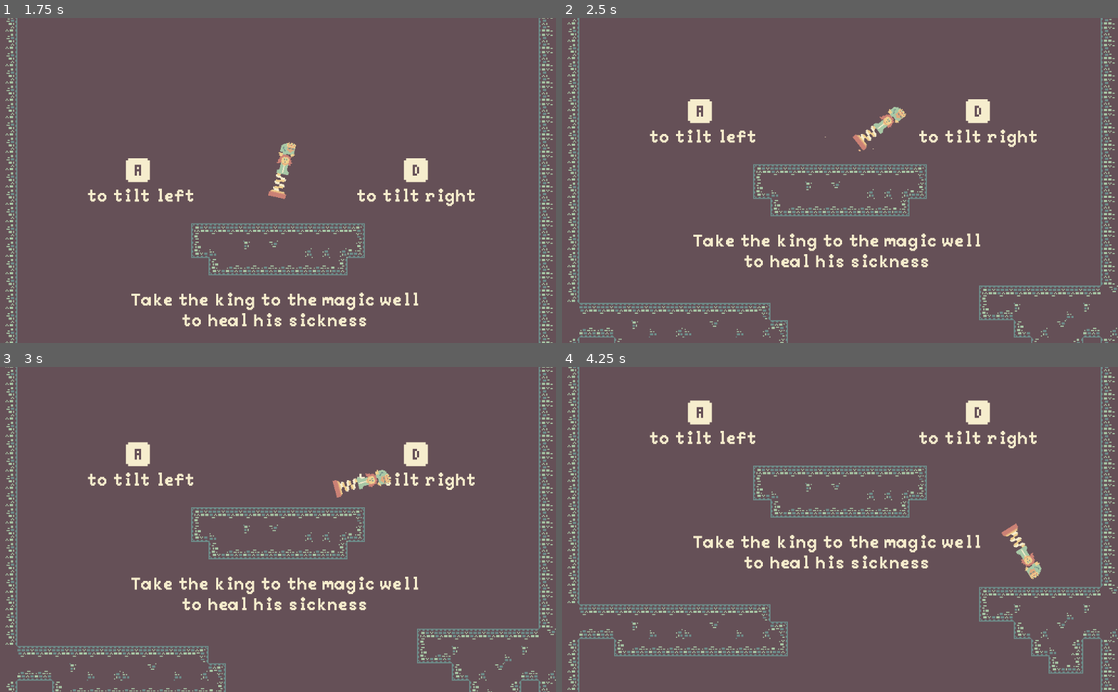
Above: before the commit, frames 1-4 (two rows, left to right).
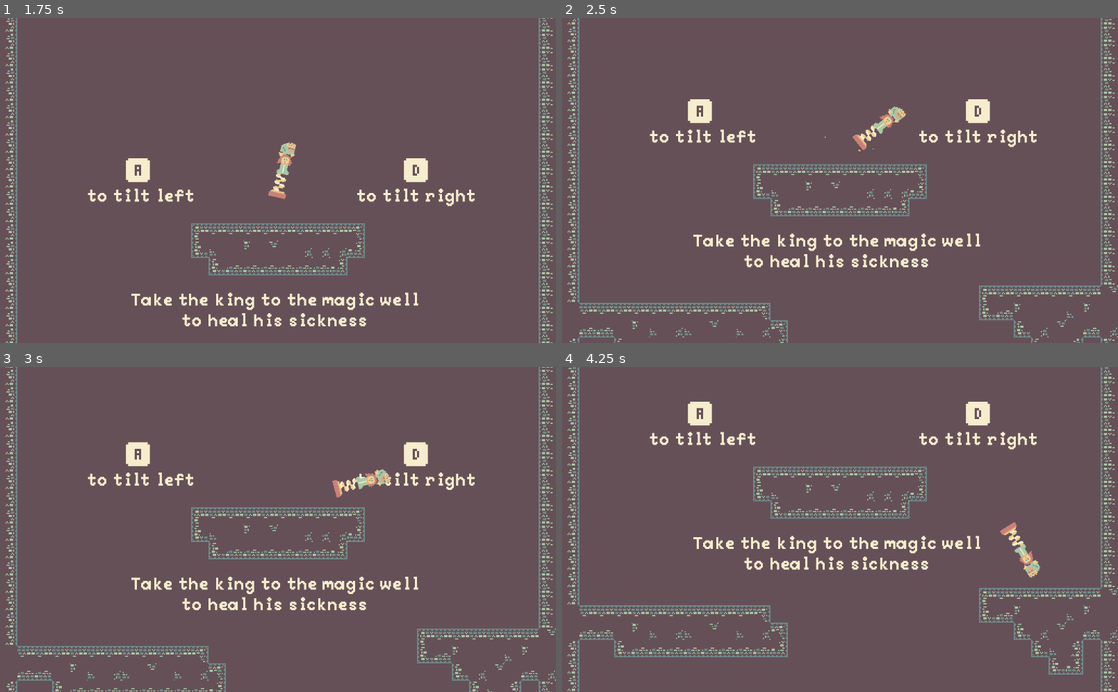
Above: after the commit, the same moments.

Repository: taiseiak/fall-queen
Game: Godot game, scene res://scenes/Main/Main.tscn
Two runs of this game, one before a commit and one after it. Both use one fixed random seed, a clock stepped at 60 frames per second and the inputs below.
Inputs:
- Up to frame 1 (1.75 s): click "Start game" at 0.5 s; hold D (right) from 1.28 s (still down)
- Up to frame 2 (2.5 s): release D (right) at 2.03 s; hold A (left) from 2.03 s (still down)
- Up to frame 3 (3 s): release A (left) at 2.78 s; hold D (right) from 2.78 s (still down)
- Up to frame 4 (4.25 s): keep holding D (right)

Frame 1 is identical in both runs. In frame 2, less than 0.1% of the frame differs, in the area x 47-62%, y 27-42%; in frame 3, 0.1%; in frame 4, 6.9%, in the area x 1-100%, y 0-100%.

Commit message:
Fix pause bug

Diff:
--- a/scenes/managers/LevelManager.gd
+++ b/scenes/managers/LevelManager.gd
@@ -33,4 +33,4 @@
 	$AnimationPlayer.disconnect("animation_finished", self, "_on_animation_finished")
 	$AnimationPlayer.play_backwards("dissolve")
 	yield($AnimationPlayer, 'animation_finished')
-	world_node.pause_mode = Node.PAUSE_MODE_INHERIT
+	world_node.pause_mode = Node.PAUSE_MODE_STOP
Not shown, removed: resources/audio/mixkit-bonus-earned-in-video-game-2058.wav.import
Not shown, removed: resources/audio/mixkit-explainer-video-game-alert-sweep-236.wav.import
Not shown, removed: resources/audio/mixkit-game-level-completed-2059.wav.import
Not shown, removed: resources/audio/mixkit-bonus-earned-in-video-game-2058.wav
Not shown, removed: resources/audio/mixkit-explainer-video-game-alert-sweep-236.wav
Not shown, removed: resources/audio/mixkit-game-level-completed-2059.wav
